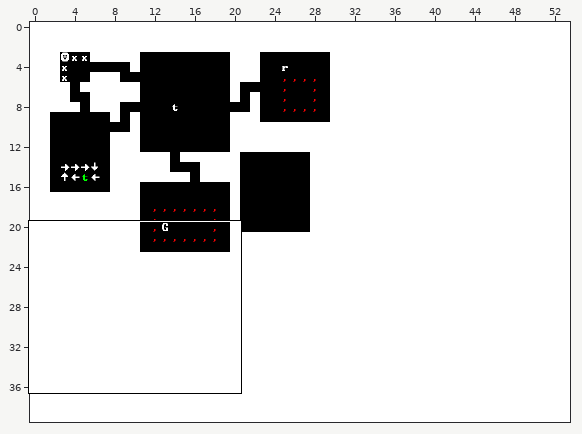
Tiled map: exploratron/assets/map/robot_city.tmx. The first picture is a wide view before the edit; the outline marks the close-up.
Close-up. Before:
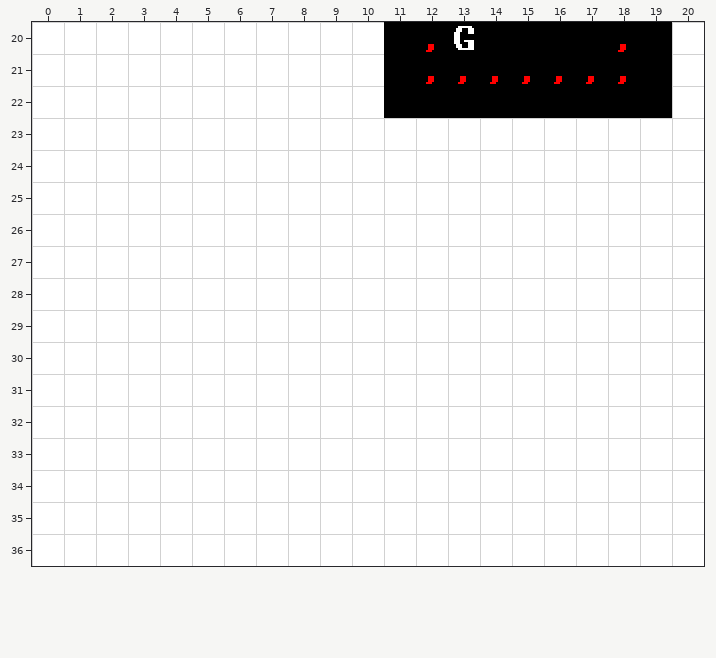
Cells are 16x16 px. Shown: x 0..20, y 20..36. The commit also changed other parts of the map, which this record leaves out.
Once edited:
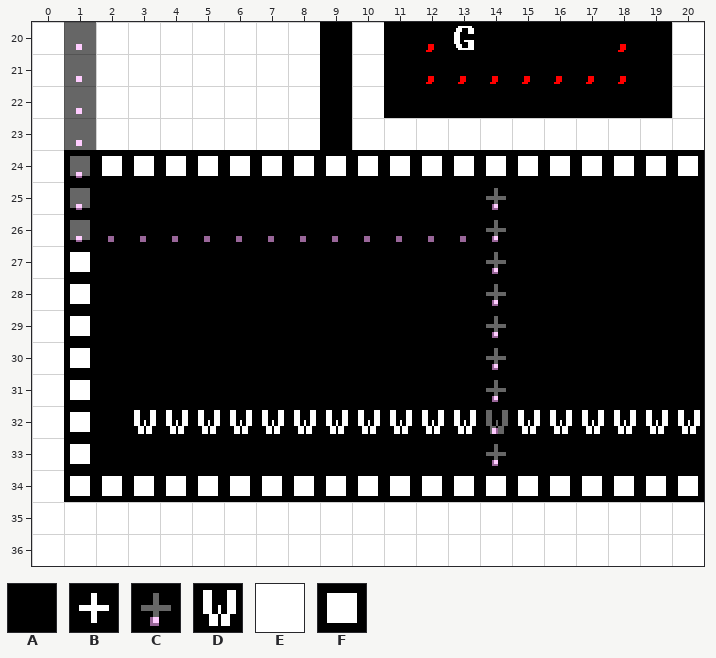
Key: from "tileset": A 0, B 43, C 46, D 87, E 219, F 254.
_ is an empty cell.
See-through tiles are keyed as they look on the map.
Edits made:
Layer "terrain":
y 20..23: x 9 E -> A
y 24: x 1..20 EEEEEEEEEEEEEEEEEEEE -> FFFFFFFFFFFFFFFFFFFF
y 25..31: x 1..20 EEEEEEEEEEEEEEEEEEEE -> FAAAAAAAAAAAABAAAAAA
y 32: x 1..20 EEEEEEEEEEEEEEEEEEEE -> FADDDDDDDDDDDDDDDDDD
y 33: x 1..20 EEEEEEEEEEEEEEEEEEEE -> FAAAAAAAAAAAABAAAAAA
y 34: x 1..20 EEEEEEEEEEEEEEEEEEEE -> FFFFFFFFFFFFFFFFFFFF
Layer "wires":
y 20..24: x 1 _ -> C
y 25: x 1 _ -> C; x 14 _ -> C
y 26: x 1..14 ______________ -> CCCCCCCCCCCCCC
y 27..33: x 14 _ -> C
Changed places in both close-ups, as pixel boxes (x1, y1, x2, y2):
changed: (64, 22, 704, 502)
